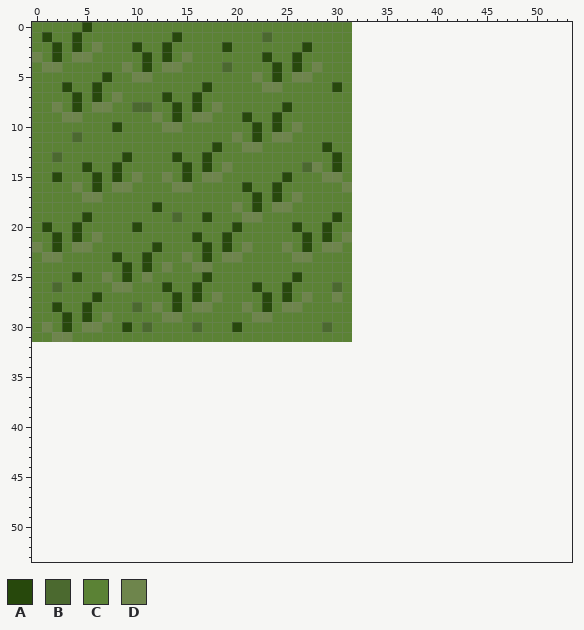
Pixel-art sprite: Assets/Sprite/Map/Grass/Grass3.png. Above: the version before the commit.
The file is 32x32 pixels. The old version is drawn lined up with the new one, on the new canvas.
Palette (. is transparent): A #27480c  B #4b692f  C #5b8235  D #6e854c
Pixels before (only the part around the change), first column x 0:
 0 CCCCCACCCCCCCCCCCCCCCCCCCCCCCCCC......................
 1 CACCACCCCCCCCCACCCCCCCCBCCCCCCCC......................
 2 CCACACDCCCACCACCCCCACCCCCCCACCCC......................
 3 DCACDDCCCCCACACDCCCCCCCACCACCCCC......................
 4 CDDCCCCCCDCACDDCCCCBCCCCACACDCCC......................
 5 CCCCCCCACCDDCCCCCCCCCCDCACDDCCCC......................
 6 CCCACCACCCCCCCCCCACCCCCDDCCCCCAC......................
 7 CCCCACACDCCCCACCACCCCCCCCCCCCCCC......................
 8 CCDCACDDCCBBCCACACDCCCCCCACCCCCC......................
 9 CCCDDCCCCCCCDCACDDCCCACCACCCCCCC......................
10 CCCCCCCCACCCCDDCCCCCCCACACDCCCCC......................
11 CCCCBCCCCCCCCCCCCCCCDCACDDCCCCCC......................
12 CCCCCCCCCCCCCCCCCCACCDDCCCCCCACC......................
13 CCBCCCCCCACCCCACCACCCCCCCCCCCCAC......................
14 CCCCCACCACCCCCCACACDCCCCCCCBDCAC......................
15 CCACCCACACDCCDCACDDCCCCCCACCCDDC......................
16 CCCCDCACDDCCCCDDCCCCCACCACCCCCCD......................
17 CCCCCDDCCCCCCCCCCCCCCCACACDCCCCC......................
18 CCCCCCCCCCCCACCCCCCCDCACDDCCCCCC......................
19 CCCCCACCCCCCCCBCCACCCDDCCCCCCCAC......................
20 CACCACCCCCACCCCCCCCCACCCCCACCACC......................
21 CCACACDCCCCCCCCCACCACCCCCCCACACD......................
22 DCACDDCCCCCCACCCCACACDCCCDCACDDC......................
23 CDDCCCCCACCACCCDCACDDCCCCCDDCCCC......................
24 CCCCCCCCCACACDCCDDCCCCCCCCCCCCCC......................
25 CCCCACCDCACDCCCCCACCCCCCCCACCCCC......................
26 CCBCCCCCDDCCCACCACCCCCACCACCCCBC......................
27 CCCCCCACCCCCCCACACDCCCCACACDCCDC......................
28 CCACCACCCCBCDCACDDCCCDCACDDCCCCC......................
29 CCCACACDCCCCCDDCCCCCCCDDCCCCCCCC......................
30 CDCACDDCCACBCCCCBCCCACCCCCCCCBCC......................
31 CCDDCCCCCCCCCCCCCCCCCCCCCCCCCCCC......................
32 ......................................................
33 ......................................................
34 ......................................................
35 ......................................................
36 ......................................................
37 ......................................................
38 ......................................................
39 ......................................................
40 ......................................................
41 ......................................................
42 ......................................................
43 ......................................................
44 ......................................................
45 ......................................................
46 ......................................................
47 ......................................................
48 ......................................................
49 ......................................................
50 ......................................................
51 ......................................................
52 ......................................................
53 ......................................................
The result:
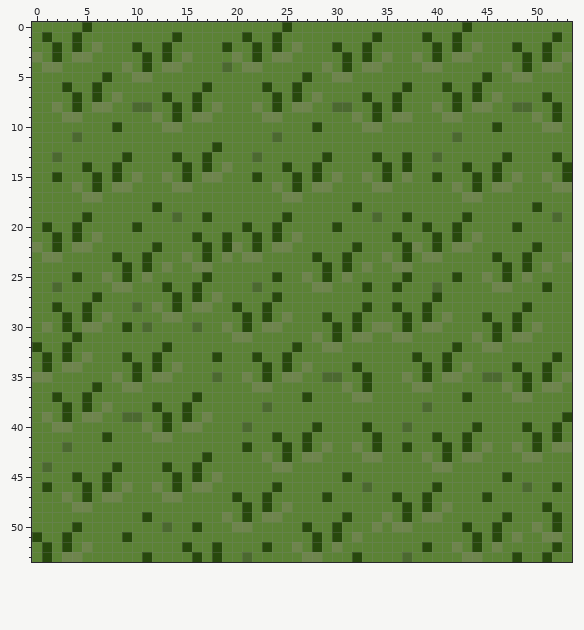
Log entry: [CODE] Update orthographic size and grass sprite pixel per unit
The edit:
canvas 32x32 -> 54x54
y 0: x 25 C -> A; x 32..53 ...................... -> CCCCCCCCCCCACCCCCCCCCC
y 1: x 21 C -> A; x 23..24 BC -> CA; x 32..53 ...................... -> CCACCCCACCACCCCCCCCCAC
y 2: x 22 C -> A; x 24 C -> A; x 26..27 CA -> DC; x 30 C -> A; x 32..53 ...................... -> CACCCCCCACACDCCCACCACC
y 3: x 20 C -> D; x 22..26 CACCA -> ACDDC; x 31..53 C...................... -> ACACDCCDCACDDCCCCCACACD
y 4: x 21..22 CC -> DD; x 24 A -> C; x 26 A -> C; x 28..29 DC -> CD; x 31..53 C...................... -> ACDDCCCCDDCCCCCCDCACDDC
y 5: x 22 D -> C; x 24 A -> C; x 26..27 DD -> CA; x 30..53 CC...................... -> DDCCCCCCCCCCCCCACCDDCCCC
y 6: x 23..24 DD -> AC; x 26 C -> A; x 30 A -> C; x 32..53 ...................... -> CCCCCACCCACCACCCCCCCCC
y 7: x 24 C -> A; x 26 C -> A; x 28 C -> D; x 32..53 ...................... -> CACCACCCCCACACDCCCCACC
y 8: x 22 C -> D; x 24..27 CACC -> ACDD; x 30..53 CC...................... -> BBCCACACCCDCACDDCCBBCCAC
y 9: x 21 A -> C; x 23..24 CA -> DD; x 32..53 ...................... -> DCACDDCCCDDCCCCCCCDCAC
y 10: x 22 A -> C; x 24 A -> C; x 26 D -> C; x 28 C -> A; x 32..53 ...................... -> CDDCCCCCCCCCCCACCCCDDC
y 11: x 20 D -> C; x 22 A -> C; x 24..25 DD -> BC; x 32..53 ...................... -> CCCCCCCCCCBCCCCCCCCCCC
y 12: x 21..22 DD -> CC; x 29 A -> C; x 32..53 ...................... -> CCCCCCCCCCCCCCCCCCCCCC
y 13: x 22 C -> B; x 29..30 CA -> AC; x 32..53 ...................... -> CCACCACCBCCCCCCACCCCAC
y 14: x 25 C -> A; x 27..28 BD -> CA; x 30 A -> C; x 32..53 ...................... -> CCCACACCCCCACCACCCCCCA
y 15: x 22 C -> A; x 25..26 AC -> CA; x 28..29 CD -> AC; x 32..53 ...................... -> CDCACDCCACCCACACDCCDCA
y 16: x 21 A -> C; x 24 A -> D; x 26 C -> A; x 28..29 CC -> DD; x 31..53 D...................... -> CCCDDCCCCCCDCACDDCCCCDD
y 17: x 22 A -> C; x 24..25 AC -> CD; x 32..53 ...................... -> CCCCCCCCCCCDDCCCCCCCCC
y 18: x 20 D -> C; x 22 A -> C; x 24..25 DD -> CC; x 32..53 ...................... -> ACCCCCCCCCCCCCCCCCACCC
y 19: x 21..22 DD -> CC; x 25 C -> A; x 30 A -> C; x 32..53 ...................... -> CCBCCACCCCCACCCCCCCCBC
y 20: x 20..21 AC -> CA; x 24 C -> A; x 26 A -> C; x 29..30 AC -> CA; x 32..53 ...................... -> CCCCCCCACCACCCCCACCCCC
y 21: x 22 C -> A; x 24 C -> A; x 26..27 CA -> DC; x 29 A -> C; x 31..53 D...................... -> CCCCCACCCACACDCCCCCCCCC
y 22: x 20..22 CDC -> DCA; x 24 C -> D; x 27 A -> C; x 29..30 DD -> CC; x 32..53 ...................... -> ACCCCADCACDDCCCCCCACCC
y 23: x 20..22 DCC -> CDD; x 26..28 DDC -> CCA; x 31..53 C...................... -> ACCCDCACDDCCCCCACCACCCD
y 24: x 29 C -> A; x 31..53 C...................... -> ACDCCDDCCCCCCCCCACACDCC
y 25: x 24 C -> A; x 26..27 AC -> CD; x 29 C -> A; x 31..53 C...................... -> DCCCCCACCCCACCDCACDCCCC
y 26: x 22 A -> B; x 25 A -> C; x 28..30 CCB -> DDC; x 32..53 ...................... -> CACCACCCBCCCCCDDCCCACC
y 27: x 23..25 ACA -> CAC; x 27 D -> C; x 30 D -> C; x 32..53 ...................... -> CCCCCCCCACCCCCCCCCCCCC
y 28: x 20..21 CD -> AC; x 25..26 DD -> CC; x 32..53 ...................... -> CACCACCACCCCCCCCCACCCC
y 29: x 21..23 CDD -> ACA; x 25 C -> D; x 29 C -> A; x 32..53 ...................... -> ACCCCACACDCCCACCACCCCC
y 30: x 19..21 CAC -> DCA; x 23..24 CC -> DD; x 29..30 BC -> CA; x 32..53 ...................... -> ACDDCACDDCCCCCACACDCCC
y 31: x 2..4 DDC -> CCA; x 20..21 CC -> DD; x 28 C -> D; x 30 C -> A; x 32..53 ...................... -> DDCCDDCCCCCCDCACDDCCCC
y 32: x 0..53 ...................................................... -> ACCACCCCCCCCCACCCCCCCCCCCCACCDDCCCCCCCCCCCACCDDCCCCCCC
y 33: x 0..53 ...................................................... -> CACACDCCCACCACCCCCACCCACCACCCCCCCCCCCCACCACCCCCCCCCCAC
y 34: x 0..53 ...................................................... -> CACDDCCCCCACACDCCCCCCCCACACDCCCCACCCCCCACACDCCCCACCACC
y 35: x 0..53 ...................................................... -> DDCCCCCCDCACDDCCCCBCCDCACDDCCBBCCACCCDCACDDCCBBCCACACD
y 36: x 0..53 ...................................................... -> CCCCCCACCDDCCCCCCCCCCCDDCCCCCCCDCACCCCDDCCCCCCCDCACDDC
y 37: x 0..53 ...................................................... -> CCACCACCCCCCCCCCACCCCCCCCCCACCCCDDCCCCCCCCCACCCCDDCCCC
y 38: x 0..53 ...................................................... -> CCCACACDCCCCACCACCCCCCCBCCCCCCCCCCCCCCCBCCCCCCCCCCCCCC
y 39: x 0..53 ...................................................... -> CDCACDDCCBBCCACACDCCCCCCCCCCCCCCCCCCCCCCCCCCCCCCCCCCCA
y 40: x 0..53 ...................................................... -> CCDDCCCCCCCDCACDDCCCCBCCCCCCACCCCACCCBCCCCCCACCCCACCAC
y 41: x 0..53 ...................................................... -> CCCCCCCACCCCDDCCCCCCCCCCACCACCCCCCACCCCCACCACCCCCCACAC
y 42: x 0..53 ...................................................... -> CCCBCCCCCCCCCCCCCCCCCACCCACACDCCDCACCACCCACACDCCDCACDD
y 43: x 0..53 ...................................................... -> CCCCCCCCCCCCCCCCCACCCCCDCACDDCCCCDDCCCCDCACDDCCCCDDCCC
y 44: x 0..53 ...................................................... -> CBCCCCCCACCCCACCACCCCCCCDDCCCCCCCCCCCCCCDDCCCCCCCCCCCC
y 45: x 0..53 ...................................................... -> CCCCACCACCCCCCACACDCCCCCCCCCCCCACCCCCCCCCCCCCCCACCCCCC
y 46: x 0..53 ...................................................... -> CACCCACACDCCDCACDDCCCCCCACCCCCCCCBCCCCCCACCCCCCCCBCCAC
y 47: x 0..53 ...................................................... -> CCCDCACDDCCCCDDCCCCCACCACCCCCACCCCCCACCACCCCCACCCCCCCC
y 48: x 0..53 ...................................................... -> CCCCDDCCCCCCCCCCCCCCCACACDCCCCCCCCCCCACACDCCCCCCCCCACC
y 49: x 0..53 ...................................................... -> CCCCCCCCCCCACCCCCCCDCACDDCCCCCCACCCDCACDDCCCCCCACCCCAC
y 50: x 0..53 ...................................................... -> CCCCACCCCCCCCBCCACCCDDCCCCCACCACCCDCDDCCCCCACCACCCDCAC
y 51: x 0..53 ...................................................... -> ACCACCCCCACCCCCCCCCCCCCCCCCCACACDCCCCCCCCCCCACACDCCDDC
y 52: x 0..53 ...................................................... -> CACACDCCCCCCCCCACCACCCCACCDCACDCCCCCCCCACCDCACDCCCCCAC
y 53: x 0..53 ...................................................... -> CACDDCCCCCCACCCCACACCBCCCCCDDCCCACCCCBCCCCCDDCCCACCACC
